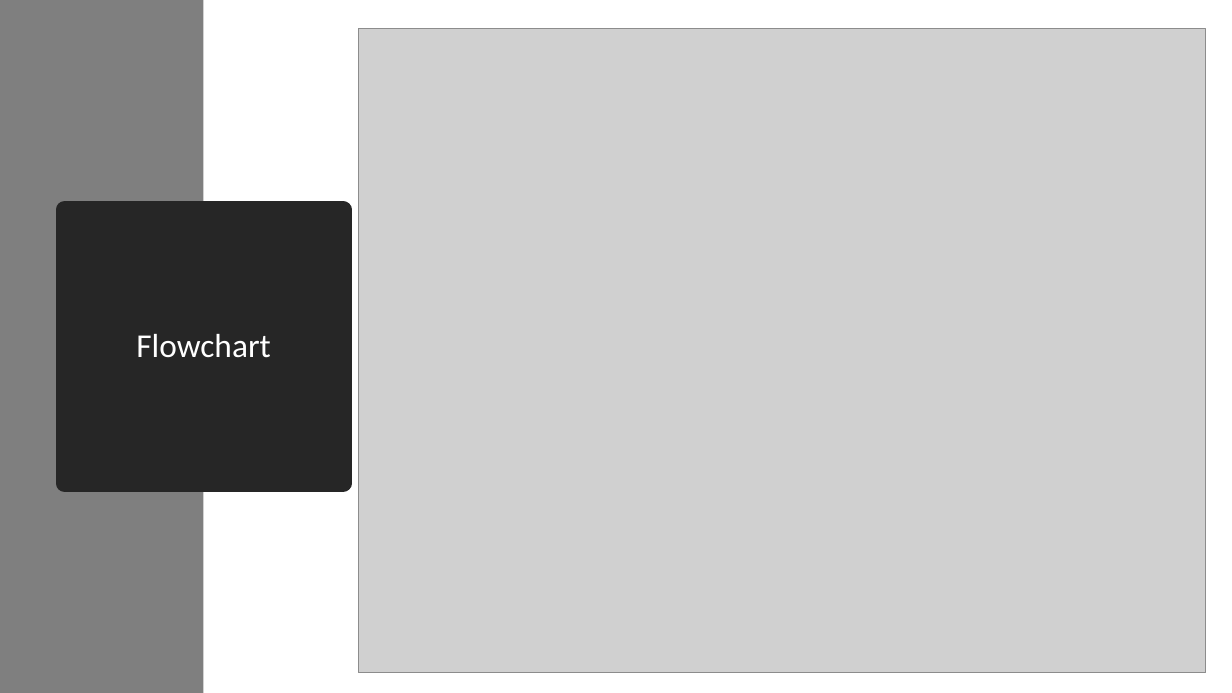
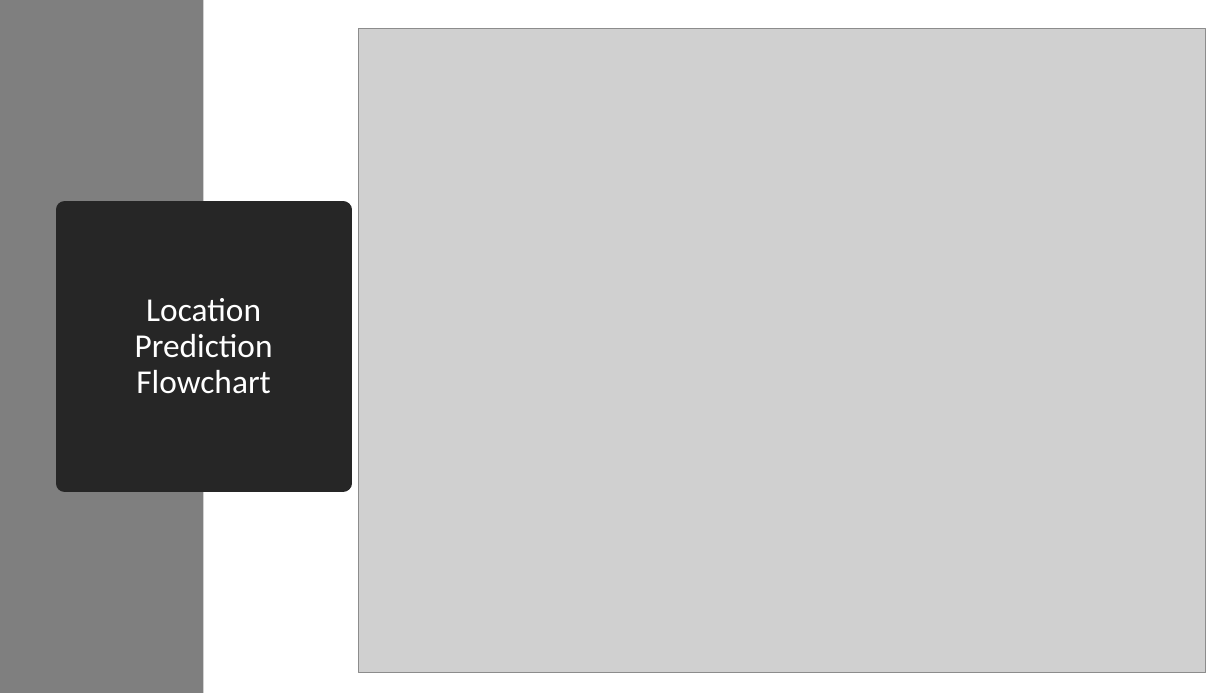
Before and after one commit to shank121991/winthesislocation, a slide deck: slide 7 of Writings/Final.pptx (slide 5 before the commit). Drawn at 1232x693 pixels with LibreOffice and Linux fonts; fonts in the diff are those of the drawing; grey boxes stand for pictures. Boxes give left, top, right and bottom in pixels: in the first picture for what was removed or moved away, otherwise in the second. Text is boxed around its words. In the diff, an @@ line names an element or a change of style, - is before the commit and + after.

```diff
--- a/Writings/Final.pptx
+++ b/Writings/Final.pptx
@@ title at (x1=135, y1=298, x2=273, y2=394): text changed @@
-Flowchart
+Location Prediction Flowchart
```
Also in this commit, not shown: 6 other slides changed, 2 slides added, 2 other files.
